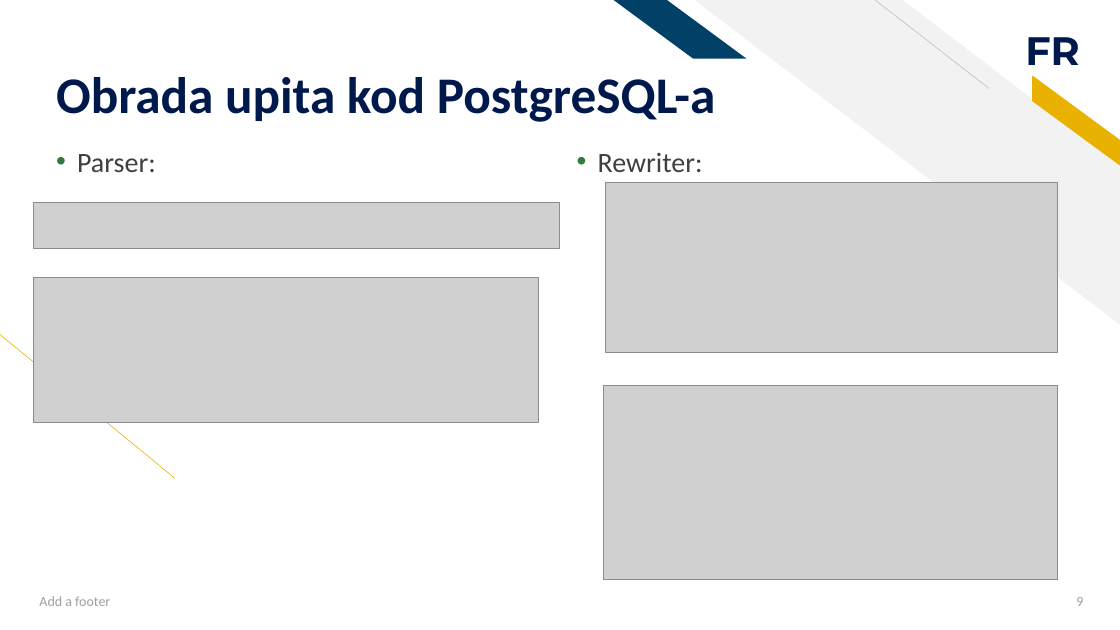
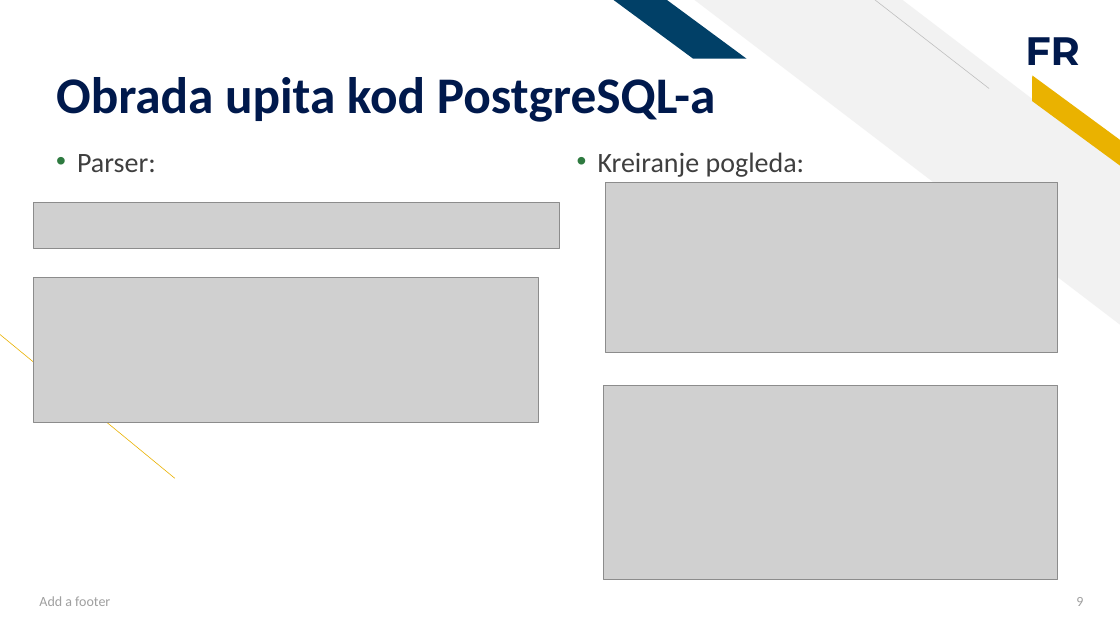
Before and after one commit to Sara-Savic-01/Sistemi-za-upravljanje-bazama-podataka, a slide deck: slide 9 of Obrada upita kod PostgreSQL baze podataka.pptx. Drawn at 1120x630 pixels with LibreOffice and Linux fonts; fonts in the diff are those of the drawing; grey boxes stand for pictures. Boxes give left, top, right and bottom in pixels: in the first picture for what was removed or moved away, otherwise in the second. Text is boxed around its words. In the diff, an @@ line names an element or a change of style, - is before the commit and + after.

```diff
--- a/Obrada upita kod PostgreSQL baze podataka.pptx
+++ b/Obrada upita kod PostgreSQL baze podataka.pptx
@@ text at box(598, 152, 805, 177): text changed @@
-• Rewriter:
+• Kreiranje pogleda:
```
Also in this commit, not shown: 2 other slides changed, 2 other files.
